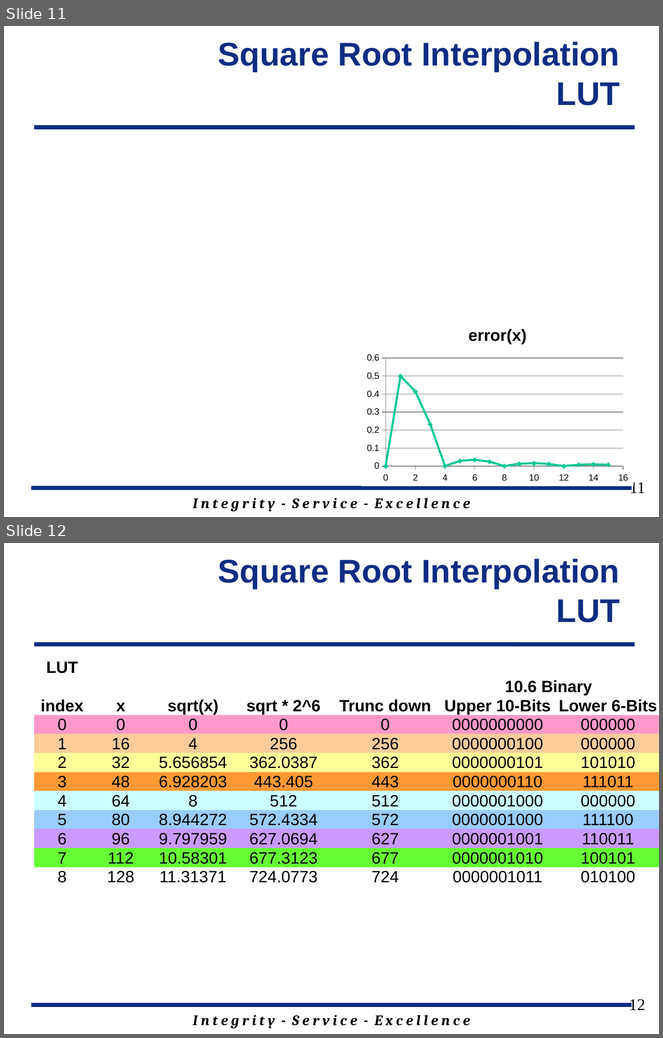
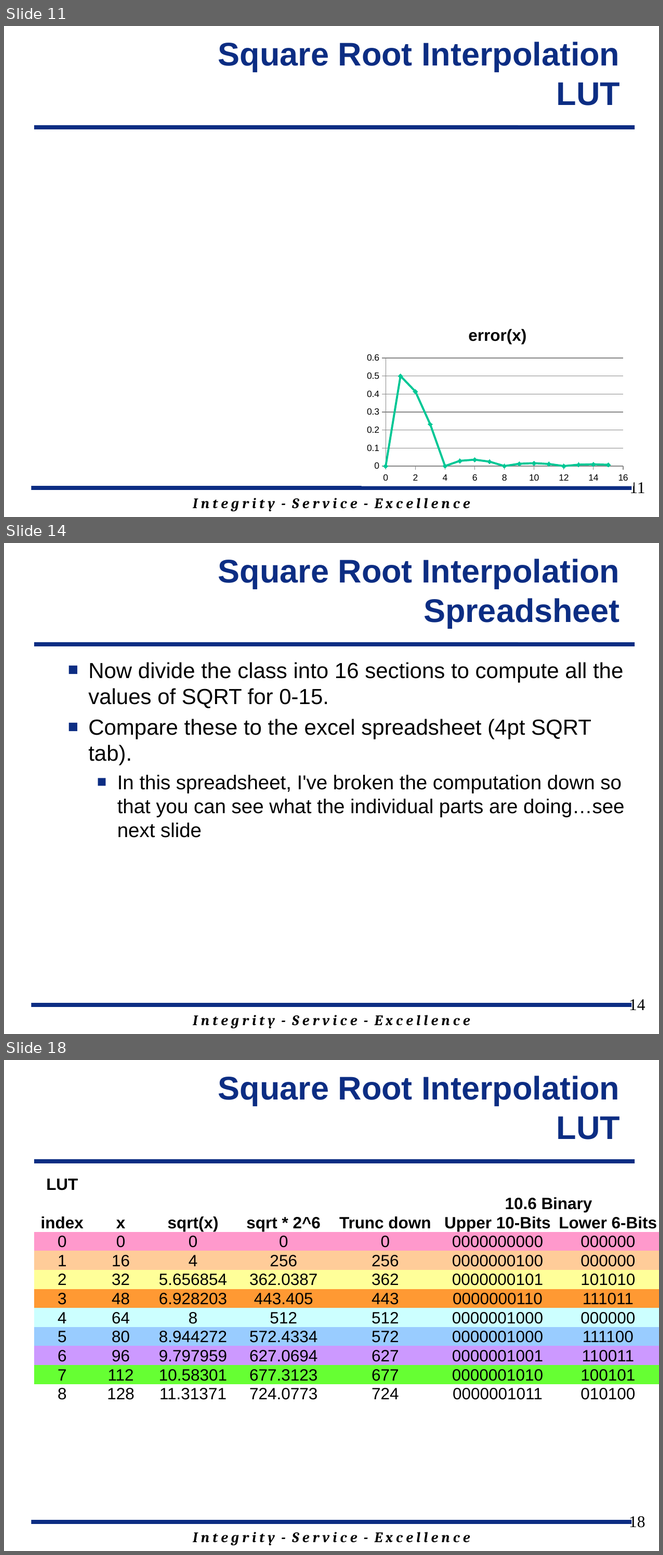
Before and after one commit to jfalkinburg/ECE383_web, a slide deck: lecture/slides/ECE_383_Lec24.pptx. Shown one above the other, each under a label of ours: slides 11 and 12 before the commit, slides 11, 14 and 18 after it; the slides between them are not shown. The pictures are 663x1038 and 663x1555 pixels, drawn with LibreOffice and Linux fonts; fonts in the diff are those of the drawing; background and template pictures are left out. Boxes give left, top, right and bottom in pixels: in the first picture for what was removed or moved away, otherwise in the second. Text is boxed around its words. In the diff, an @@ line names an element or a change of style, - is before the commit and + after.

```diff
--- a/lecture/slides/ECE_383_Lec24.pptx
+++ b/lecture/slides/ECE_383_Lec24.pptx
@@ slide 14 added at bbox=[4, 543, 659, 1034], background #FFFFFF; not listed: 3 template elements that a slide beside it also shows @@
@@ title added at bbox=[218, 559, 620, 628], 36 pt, text #0C2D83, bold @@
+Square Root Interpolation Spreadsheet
@@ text added at bbox=[88, 662, 624, 838], 24 pt, text #000000 @@
+■ Now divide the class into 16 sections to compute all the values of SQRT for 0-15.
+■ Compare these to the excel spreadsheet (4pt SQRT tab).
+  ■ In this spreadsheet, I've broken the computation down so that you can see what the individual parts are doing…see next slide
@@ page number added at bbox=[629, 1000, 645, 1010], 18 pt, text #000000 @@
+14
@@ what was slide 12 is now slide 18 @@
@@ page number at bbox=[629, 1517, 645, 1528]: text changed @@
-12
+18
```
Also in this commit, not shown: 3 slides changed, 5 other slides added.
